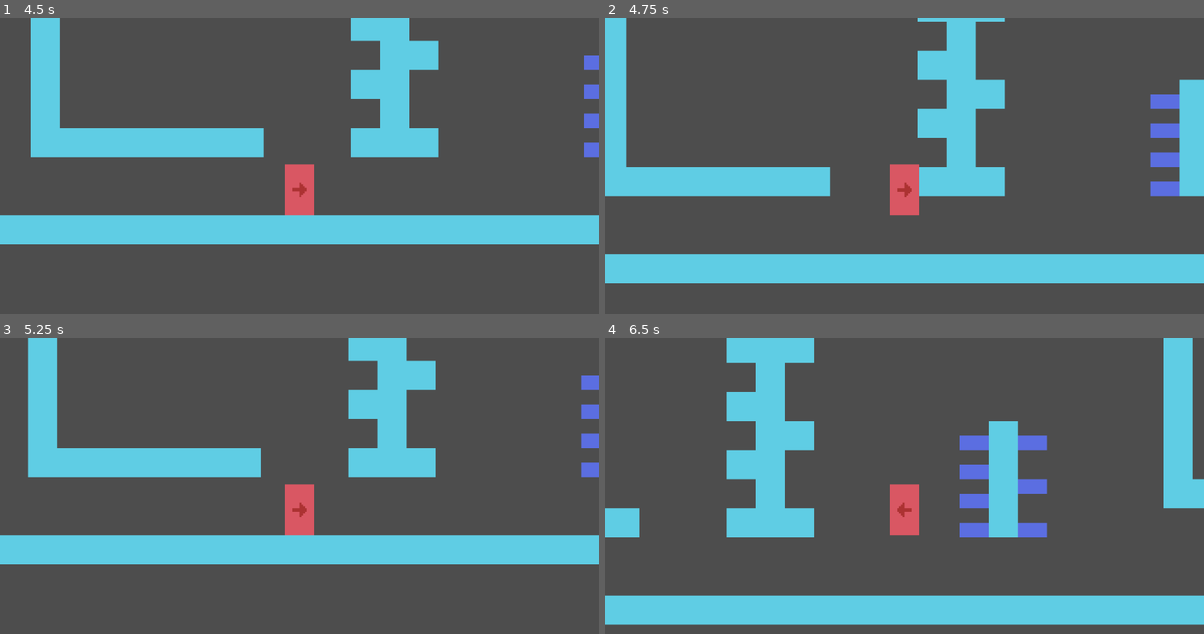
Above: before the commit, frames 1-4 (two rows, left to right).
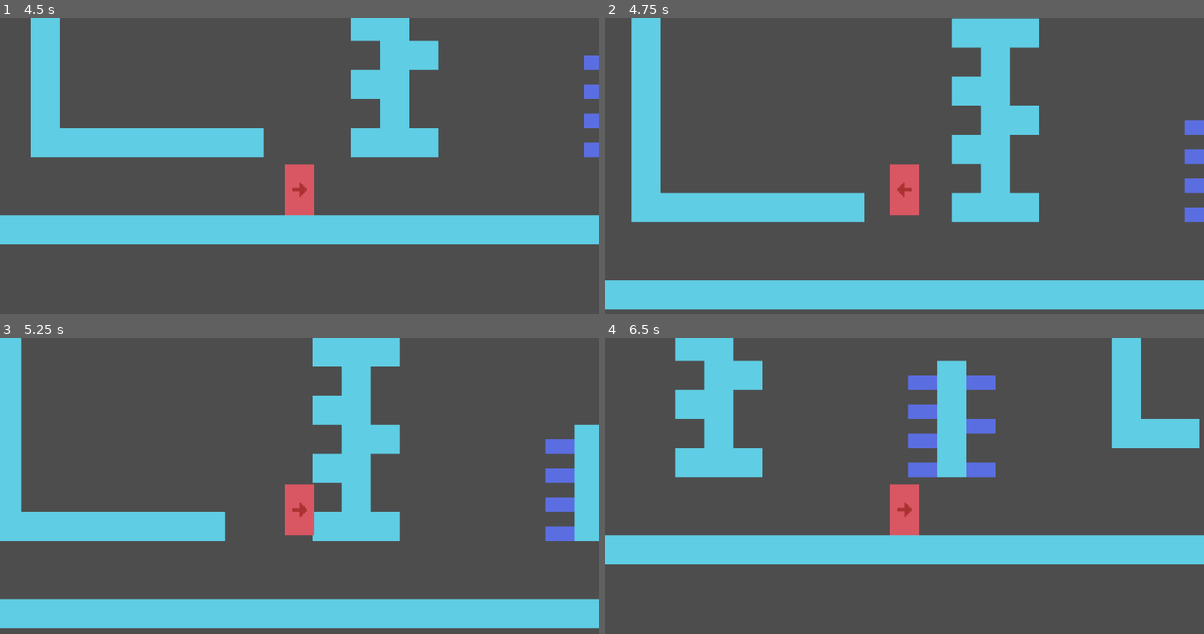
Above: after the commit, the same moments.

Repository: Alfrenzo/TestPlayerController
Game: Godot game, scene res://Scene.tscn
Same seed, same stepped clock (60 frames per second), same inputs: the game is played once before the commit and once after it.
Inputs:
- Up to frame 1 (4.5 s): tap Enter at 0.5 s; hold Space (jump) 0.53-1.28 s; hold D (move_right) 0.53-2.03 s; tap L (climb) at 1.35, 2.85, 4.35 s; tap Space (jump) at 1.52, 1.55, 1.82, 3.02, 3.05, 3.32 s; hold Space (jump) 2.03-2.78 s; hold A (move_left) 2.03-4.28 s; hold Space (jump) 3.53-4.28 s; hold D (move_right) from 4.28 s (still down)
- Up to frame 2 (4.75 s): keep holding D (move_right); tap Space (jump) at 4.52, 4.55 s
- Up to frame 3 (5.25 s): keep holding D (move_right); tap Space (jump) at 4.82 s; hold Space (jump) from 5.03 s (still down)
- Up to frame 4 (6.5 s): keep holding D (move_right); release Space (jump) at 5.78 s; tap L (climb) at 5.85 s; tap Space (jump) at 6.02, 6.05, 6.32 s

Frame 1 is identical in both runs. In frame 2, 39% of the frame differs, in the area x 0-100%, y 0-99%; in frame 3, 40%; in frame 4, 41%, in the area x 0-100%, y 0-97%.

Commit message:
Wall jump buffer seems overkill, just backing up the code if I want to revisit

Diff:
--- a/Player.gd
+++ b/Player.gd
@@ -6,8 +6,6 @@
 @export var jumpBufferTime = 0.1
 
 @export var wallJumpCooldown = 0.2
-# Time until player resumes control
-@export var wallJumpPauseTime = 0.15
 
 @export var fallMultiplier = 0.4
 @export var lowJumpMultiplier = 0.5
@@ -33,6 +31,7 @@
 @onready var timerText = $TimerText
 
 var jumpBuffered = false
+var wallJumpBuffered = false
 var jumpStartTime = 0.0
 var facingDir = 1
 var wallDir = 0
@@ -101,7 +100,7 @@
 	isOnFloor = is_on_floor() || groundDetector.has_overlapping_bodies()
 	wasOnFloor = isOnFloor
 	wasOnWall = isOnWall
-	#handle_jump_buffer()
+	handle_jump_buffer(delta)
 	handle_jump(delta)
 	handle_movement(delta)
 	update_sprite()
@@ -137,11 +136,15 @@
 			var multiplier = (1 - timeSinceJump) * 3 # Longer jump = more gravity
 			velocity.y += gravity * (lowJumpMultiplier * multiplier) * delta
 
-func handle_jump_buffer():
+func handle_jump_buffer(delta):
 	if isOnFloor or isOnWall:
 		if jumpBuffered:
 			print("buffer jump")
 			jump()
+			return
+	if isOnWall and wallJumpBuffered:
+		print("buffer wall jump")
+		wall_bounce(delta)
 
 # Jumps if on ground, or starts buffer
 # Buffer will jump automatically if player touches ground soon after
@@ -154,7 +157,6 @@
 					facingDir = wallJumpDir
 					velocity.x = facingDir * speed * delta
 					state = State.WALL_JUMPING
-					#wallJumpPauseTimer.wait_time = wallJumpPauseTime
 					wallJumpPauseTimer.start()
 					wall_bounce_jump()
 					return
@@ -163,10 +165,12 @@
 					facingDir = wallJumpDir
 					velocity.x = facingDir * speed * delta
 					state = State.WALL_JUMPING
-					#wallJumpPauseTimer.wait_time = wallJumpPauseTime
 					wallJumpPauseTimer.start()
 					wall_bounce_jump()
 					return
+				else:
+					wallJumpBuffered = true
+					get_tree().create_timer(jumpBufferTime).timeout.connect(reset_wall_jump_buffer)
 			else:
 				pass
 
@@ -226,7 +230,15 @@
 		wallJumpTimer.start()
 
 		jumpStartTime = Time.get_ticks_msec()
-		velocity.y = jumpVelocity * 1.0
+		velocity.y = jumpVelocity
+
+func wall_bounce(delta):
+	wallJumpDir = -wallDir
+	facingDir = wallJumpDir
+	velocity.x = facingDir * speed * delta
+	state = State.WALL_JUMPING
+	wallJumpPauseTimer.start()
+	wall_bounce_jump()
 
 func handle_wall_jump():
 	if Input.is_action_just_pressed("jump"):
@@ -234,6 +246,9 @@
 
 func reset_jump_buffer():
 	jumpBuffered = false
+
+func reset_wall_jump_buffer():
+	wallJumpBuffered = false
 
 func update_sprite():
 	if facingDir == 1:
--- a/Player.tscn
+++ b/Player.tscn
@@ -113,7 +113,7 @@
 [node name="ClimbingTimer" type="Timer" parent="Timers"]
 
 [node name="WallCoyoteTimer" type="Timer" parent="Timers"]
-wait_time = 0.1
+wait_time = 0.2
 one_shot = true
 
 [node name="WallJumpPauseTimer" type="Timer" parent="Timers"]
